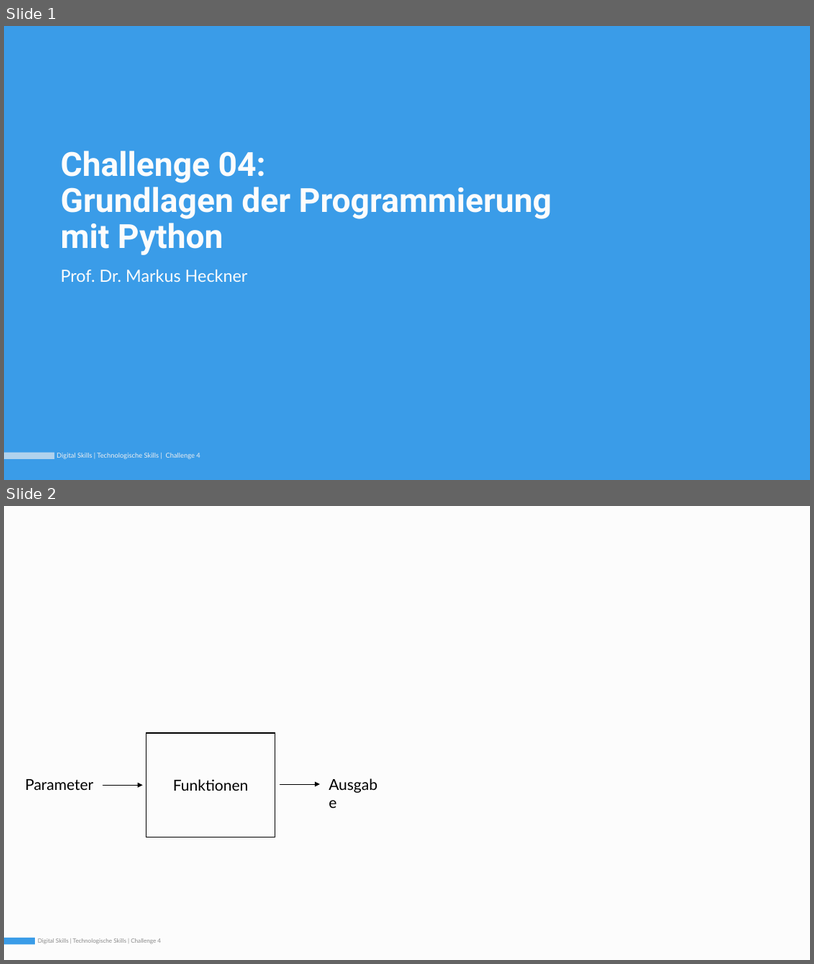
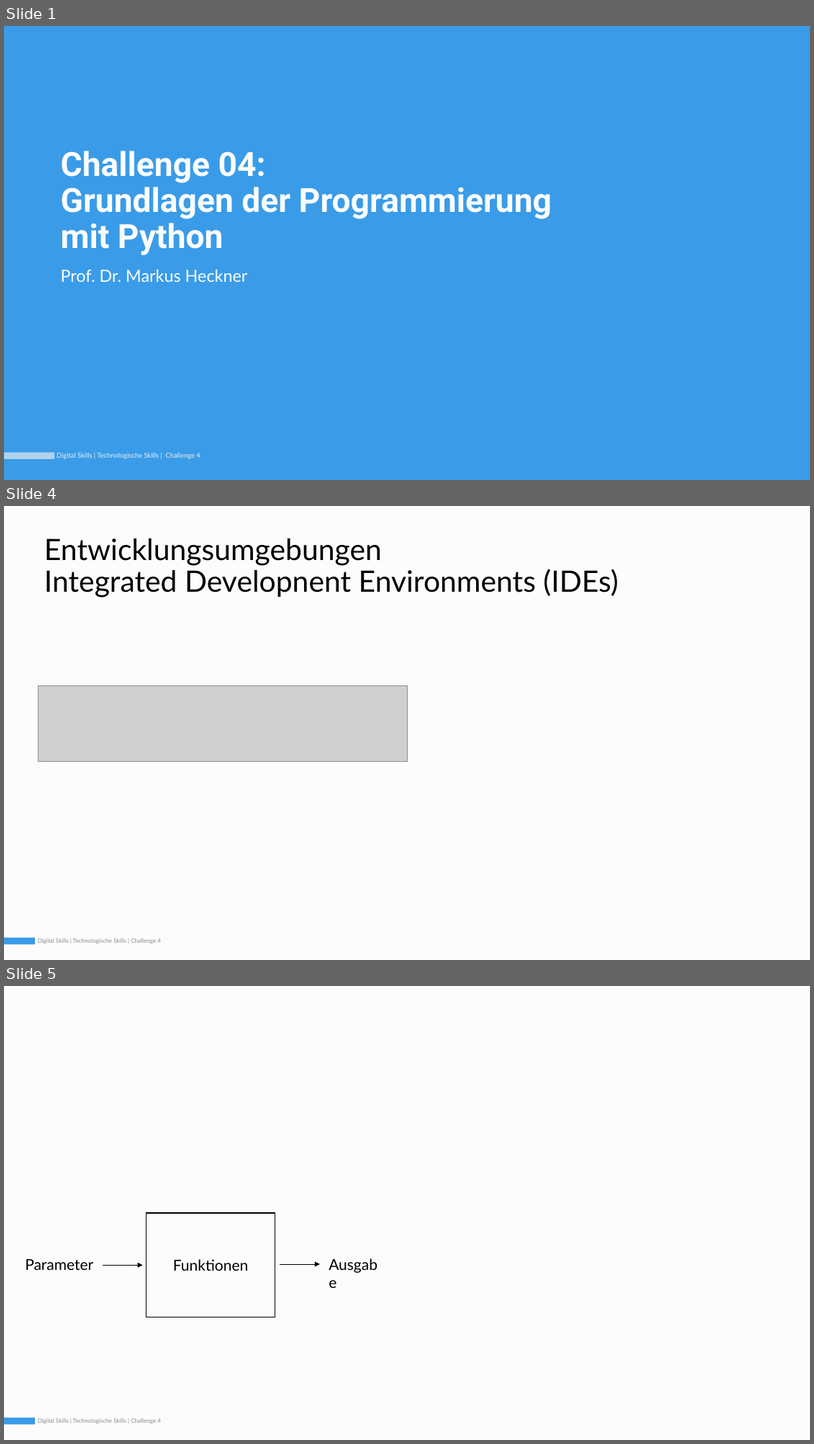
Before and after one commit to Simple-codinger/digitalskills, a slide deck: semester1_technology_skills/04_python1/slides/DigitalSkills_01_04_Python1_220221_v2.pptx. Shown one above the other, each under a label of ours: slides 1 and 2 before the commit, slides 1, 4 and 5 after it; the slides between them are not shown. The pictures are 814x964 and 814x1444 pixels, drawn with LibreOffice and Linux fonts; fonts in the diff are those of the drawing; grey boxes stand for pictures. Boxes give left, top, right and bottom in pixels: in the first picture for what was removed or moved away, otherwise in the second. Text is boxed around its words. In the diff, an @@ line names an element or a change of style, - is before the commit and + after.

```diff
--- a/semester1_technology_skills/04_python1/slides/DigitalSkills_01_04_Python1_220221_v2.pptx
+++ b/semester1_technology_skills/04_python1/slides/DigitalSkills_01_04_Python1_220221_v2.pptx
@@ slide 4 added at [4, 506, 810, 960], background #F0F0F0; not listed: 3 template elements that a slide beside it also shows @@
@@ title added at [44, 538, 618, 597], 35 pt, text #000000 @@
+Entwicklungsumgebungen
+Integrated Developnent Environments (IDEs)
@@ picture added at [39, 686, 407, 762] @@
@@ what was slide 2 is now slide 5 @@
```
Also in this commit, not shown: 2 other slides added, 3 other files.
